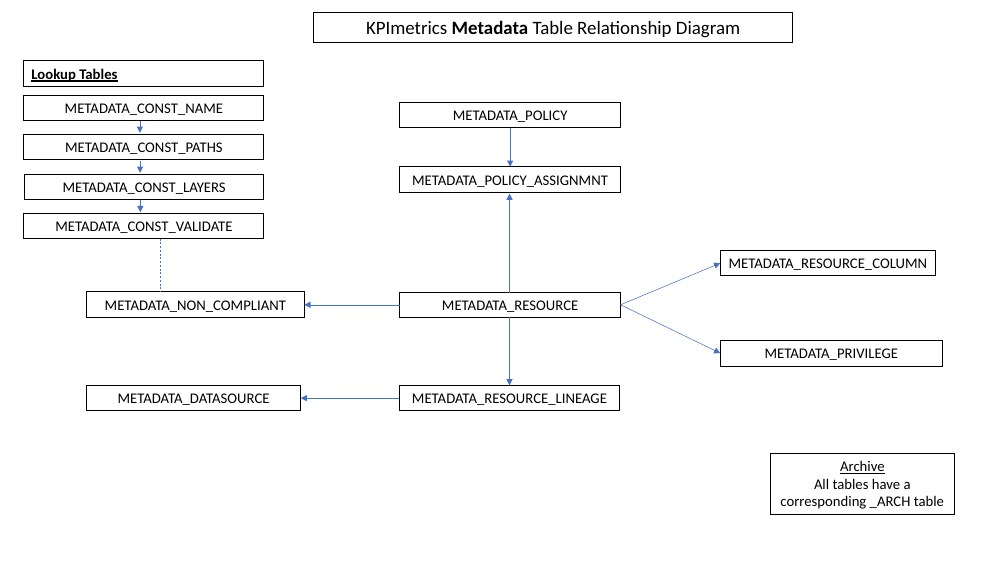
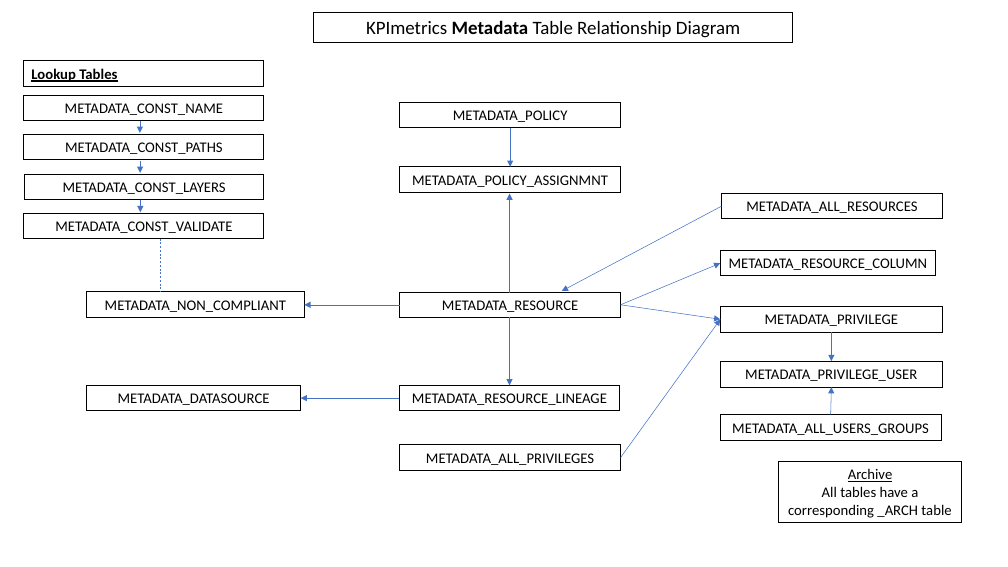
Before and after one commit to TIBCOSoftware/ASAssets_KPI, a slide deck: slide 3 of DocumentationSource/2020Q101/KPImetrics_Table_Relationship_Diagram.pptx. Drawn at 1008x567 pixels with LibreOffice and Linux fonts; fonts in the diff are those of the drawing. Boxes give left, top, right and bottom in pixels: in the first picture for what was removed or moved away, otherwise in the second. Text is boxed around its words. In the diff, an @@ line names an element or a change of style, - is before the commit and + after.

```diff
--- a/DocumentationSource/2020Q101/KPImetrics_Table_Relationship_Diagram.pptx
+++ b/DocumentationSource/2020Q101/KPImetrics_Table_Relationship_Diagram.pptx
@@ arrow added from (722, 206) to (562, 291), #4472C4 0.5 pt @@
@@ rectangle added at (722, 194, 943, 219), outline #000000 0.75 pt, 14 pt, text #000000 @@
+METADATA_ALL_RESOURCES
@@ arrow moved from (621, 305) - (721, 353) to (621, 305) - (721, 319) @@
@@ arrow added from (621, 457) to (721, 319), #4472C4 0.5 pt @@
@@ rectangle "METADATA_PRIVILEGE": place and size @@
-rectangle "METADATA_PRIVILEGE" at (721, 340, 943, 366)
+rectangle "METADATA_PRIVILEGE" at (721, 306, 943, 332)
@@ arrow added from (832, 333) to (832, 361), #4472C4 0.5 pt @@
@@ rectangle added at (721, 361, 943, 387), outline #000000 0.75 pt, 14 pt, text #000000 @@
+METADATA_PRIVILEGE_USER
@@ arrow added from (831, 414) to (832, 387), #4472C4 0.5 pt @@
@@ rectangle added at (721, 414, 941, 440), outline #000000 0.75 pt, 14 pt, text #000000 @@
+METADATA_ALL_USERS_GROUPS
@@ rectangle added at (400, 445, 621, 470), outline #000000 0.75 pt, 14 pt, text #000000 @@
+METADATA_ALL_PRIVILEGES
@@ rectangle "Archive": place and size @@
-rectangle "Archive" at (771, 454, 954, 515)
+rectangle "Archive" at (778, 461, 962, 523)
```
Also in this commit, not shown: 1 other slide changed, 8 other files.
